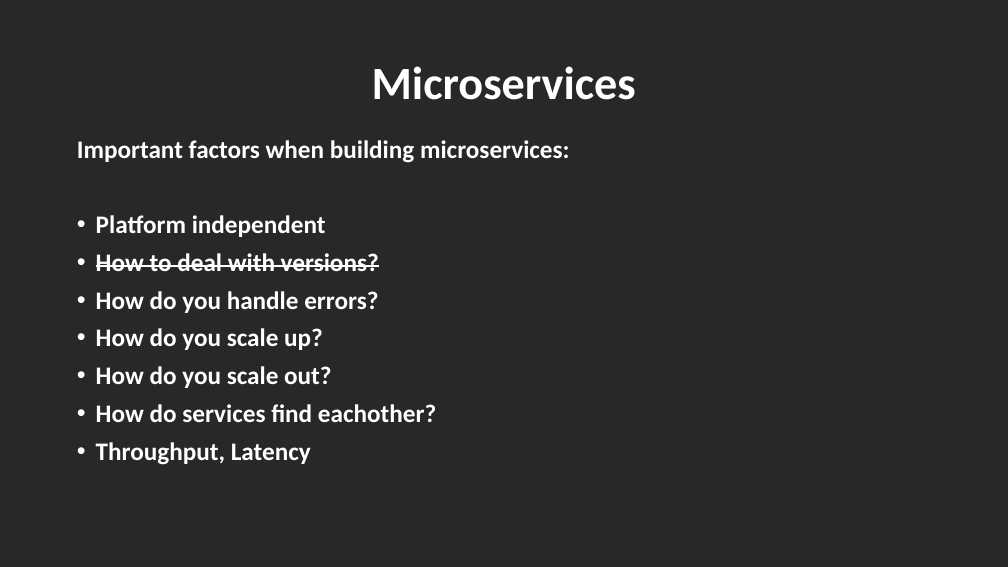
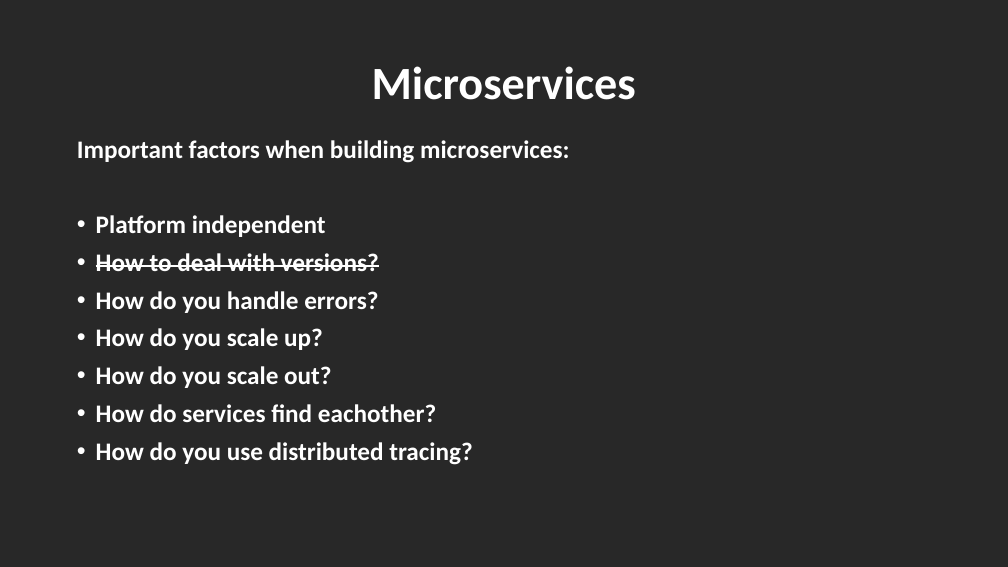
Before and after one commit to rogeralsing/Presentations, a slide deck: slide 3 of ProtoActor/QConSP/protoactor.pptx (slide 2 before the commit). Drawn at 1008x567 pixels with LibreOffice and Linux fonts; fonts in the diff are those of the drawing. Boxes give left, top, right and bottom in pixels: in the first picture for what was removed or moved away, otherwise in the second. Text is boxed around its words. In the diff, an @@ line names an element or a change of style, - is before the commit and + after.

```diff
--- a/ProtoActor/QConSP/protoactor.pptx
+++ b/ProtoActor/QConSP/protoactor.pptx
@@ text at (96,442,472,465): text changed @@
-• Throughput, Latency
+• How do you use distributed tracing?
```
Also in this commit, not shown: 1 other slide changed, 1 slide added, 10 slides removed, 2 other files.
